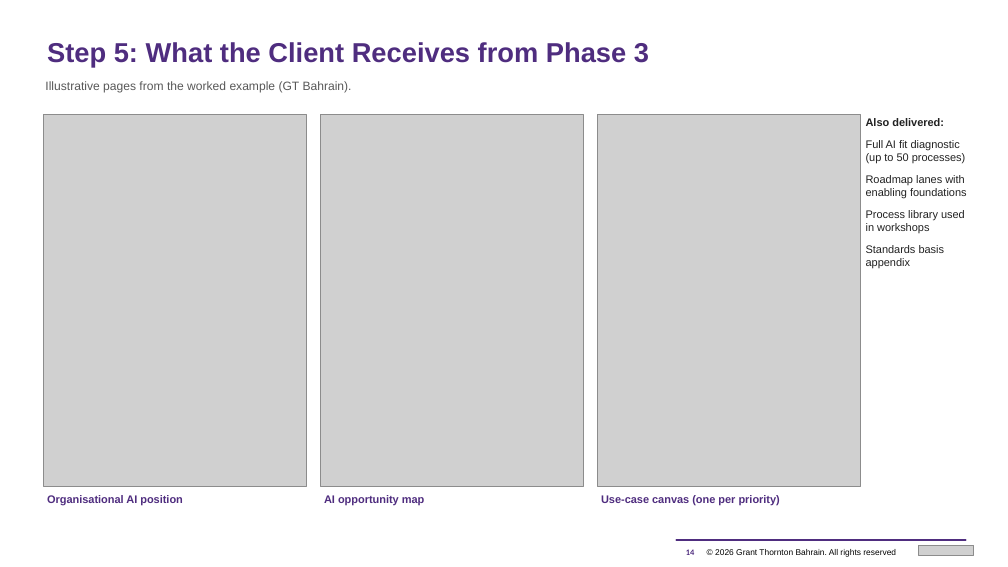
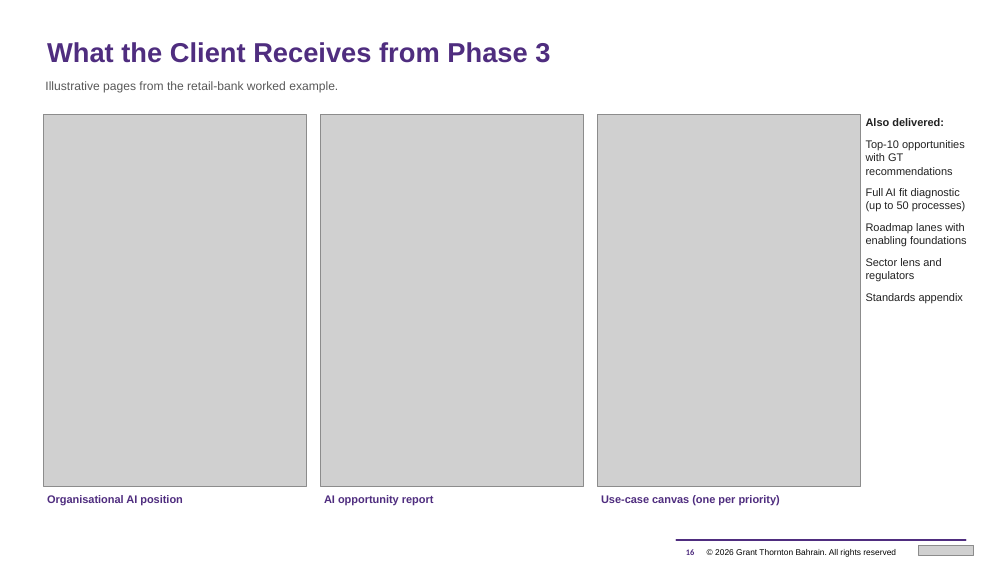
Before and after one commit to mahekdevangtrivedi-wq/GT-AI-Service-Line, a slide deck: slide 16 of 02_AI_Strategy_and_Roadmap/GT_AI_Strategy_and_Roadmap_Proposal.pptx (slide 14 before the commit). Drawn at 1008x567 pixels with LibreOffice and Linux fonts; fonts in the diff are those of the drawing; grey boxes stand for pictures. Boxes give left, top, right and bottom in pixels: in the first picture for what was removed or moved away, otherwise in the second. Text is boxed around its words. In the diff, an @@ line names an element or a change of style, - is before the commit and + after.

```diff
--- a/02_AI_Strategy_and_Roadmap/GT_AI_Strategy_and_Roadmap_Proposal.pptx
+++ b/02_AI_Strategy_and_Roadmap/GT_AI_Strategy_and_Roadmap_Proposal.pptx
@@ text at bbox=[47, 42, 550, 63]: text changed @@
-Step 5: What the Client Receives from Phase 3
+What the Client Receives from Phase 3
@@ text at bbox=[45, 81, 338, 93]: text changed @@
-Illustrative pages from the worked example (GT Bahrain).
+Illustrative pages from the retail-bank worked example.
@@ text at bbox=[866, 140, 965, 175]: paragraph added @@
+Top-10 opportunities with GT recommendations
@@ text at bbox=[866, 258, 963, 303]: text changed @@
-Process library used in workshops
-Standards basis appendix
+Sector lens and regulators
+Standards appendix
@@ text at bbox=[324, 495, 434, 505]: text changed @@
-AI opportunity map
+AI opportunity report
```
Also in this commit, not shown: 14 other slides changed, 4 slides added, 2 slides removed, 7 other files.
